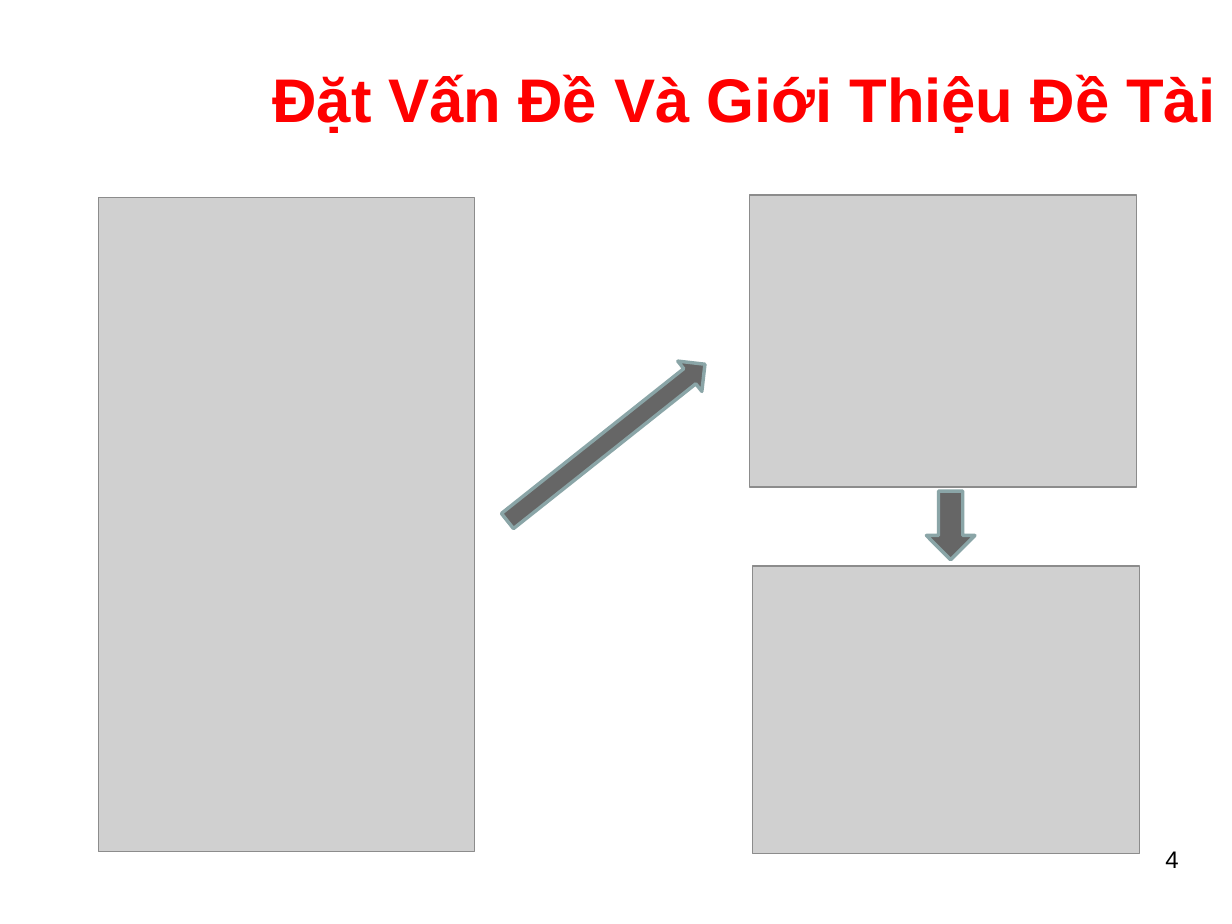
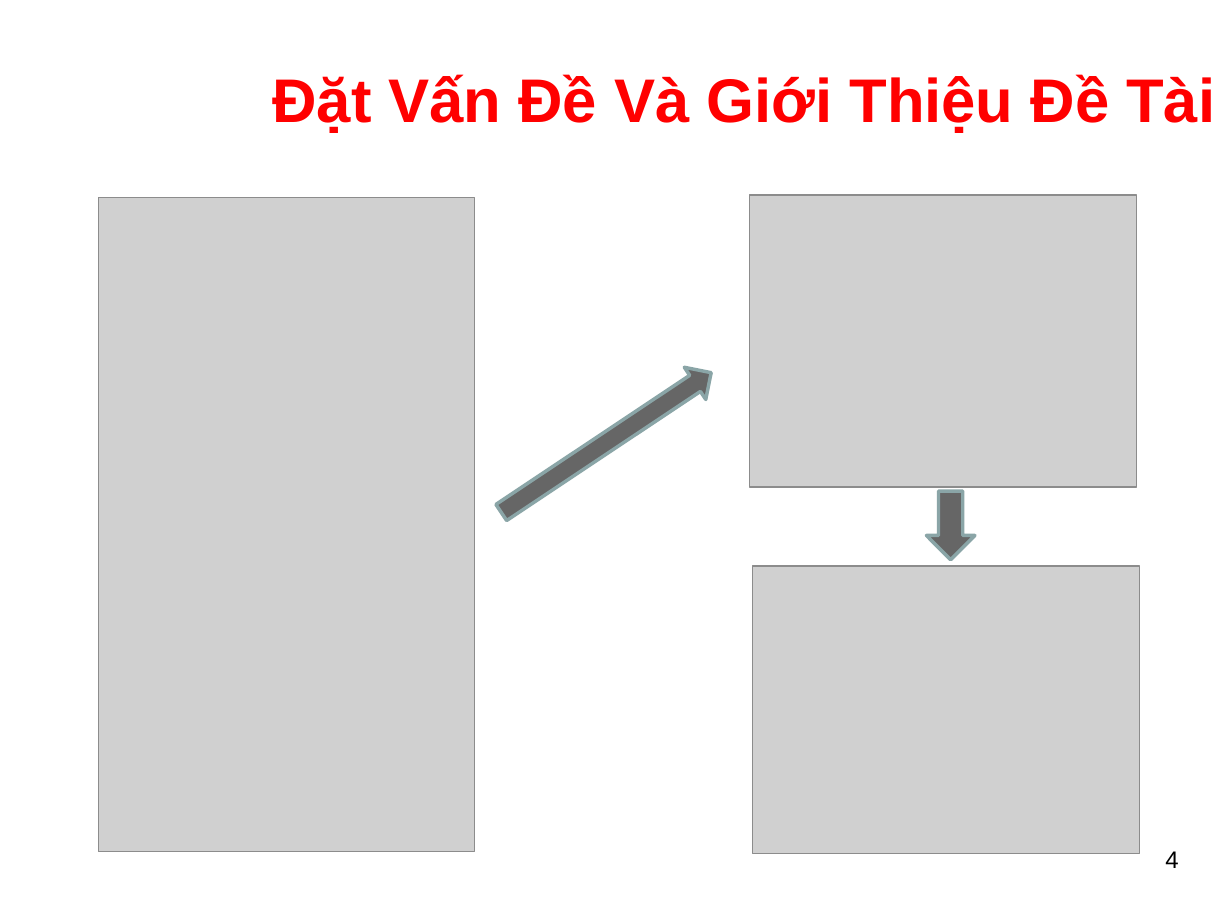
Before and after one commit to HuynhLongHo/LuanVan, a slide deck: slide 4 of Slide Bao Cao.pptx. Drawn at 1232x924 pixels with LibreOffice and Linux fonts; fonts in the diff are those of the drawing; grey boxes stand for pictures; background and template pictures are left out. Boxes give left, top, right and bottom in pixels: in the first picture for what was removed or moved away, otherwise in the second. Text is boxed around its words. In the diff, an @@ line names an element or a change of style, - is before the commit and + after.

```diff
--- a/Slide Bao Cao.pptx
+++ b/Slide Bao Cao.pptx
@@ right arrow at [491,357,722,529]: rotation 321 to 326 degrees @@
```
Also in this commit, not shown: 4 other slides changed, 6 other files.
